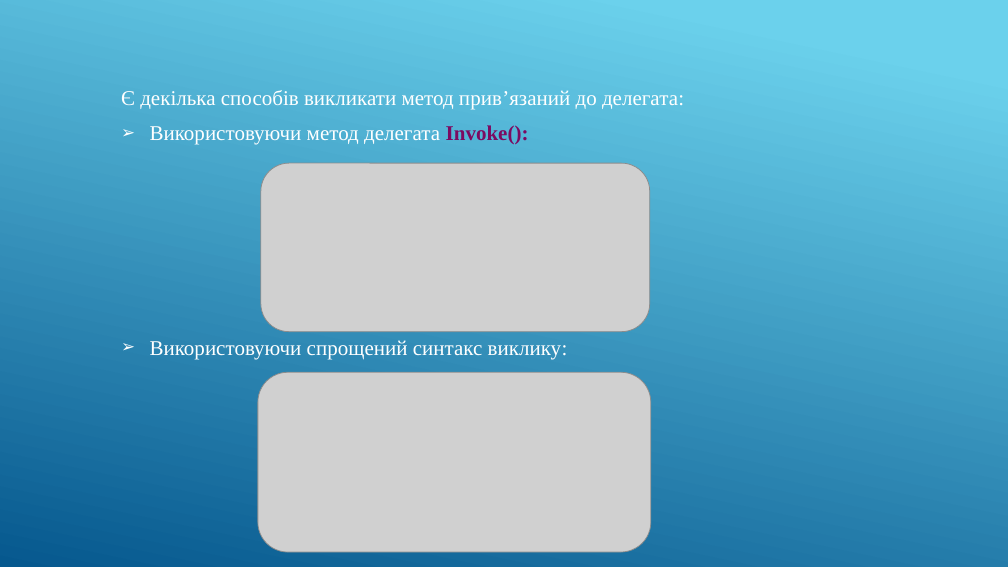
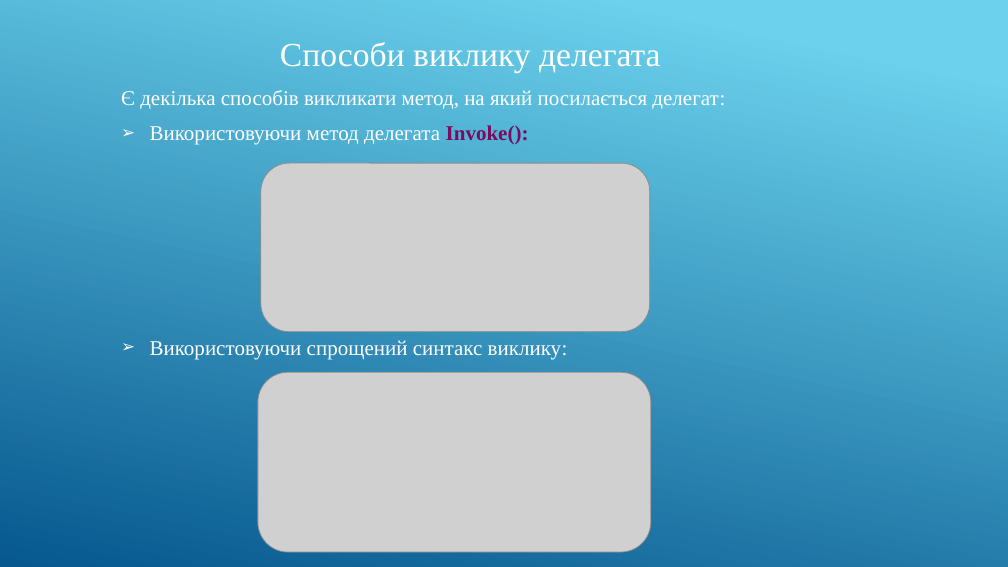
Before and after one commit to MaryanDev/ang2, a slide deck: slide 5 of LogosDelegatesLecture.pptx. Drawn at 1008x567 pixels with LibreOffice and Linux fonts; fonts in the diff are those of the drawing; grey boxes stand for pictures. Boxes give left, top, right and bottom in pixels: in the first picture for what was removed or moved away, otherwise in the second. Text is boxed around its words. In the diff, an @@ line names an element or a change of style, - is before the commit and + after.

```diff
--- a/LogosDelegatesLecture.pptx
+++ b/LogosDelegatesLecture.pptx
@@ text at box(121, 42, 725, 109): text changed @@
-Є декілька способів викликати метод прив’язаний до делегата:
+Способи виклику делегата
+Є декілька способів викликати метод, на який посилається делегат:
```
Also in this commit, not shown: 7 other slides changed, 1 slide added.
